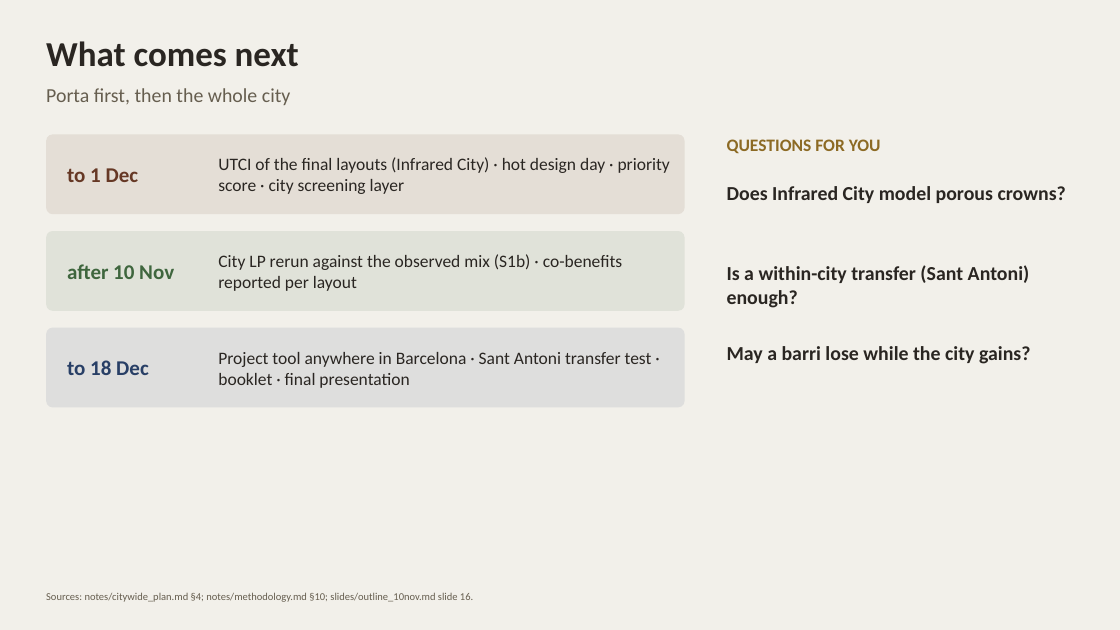
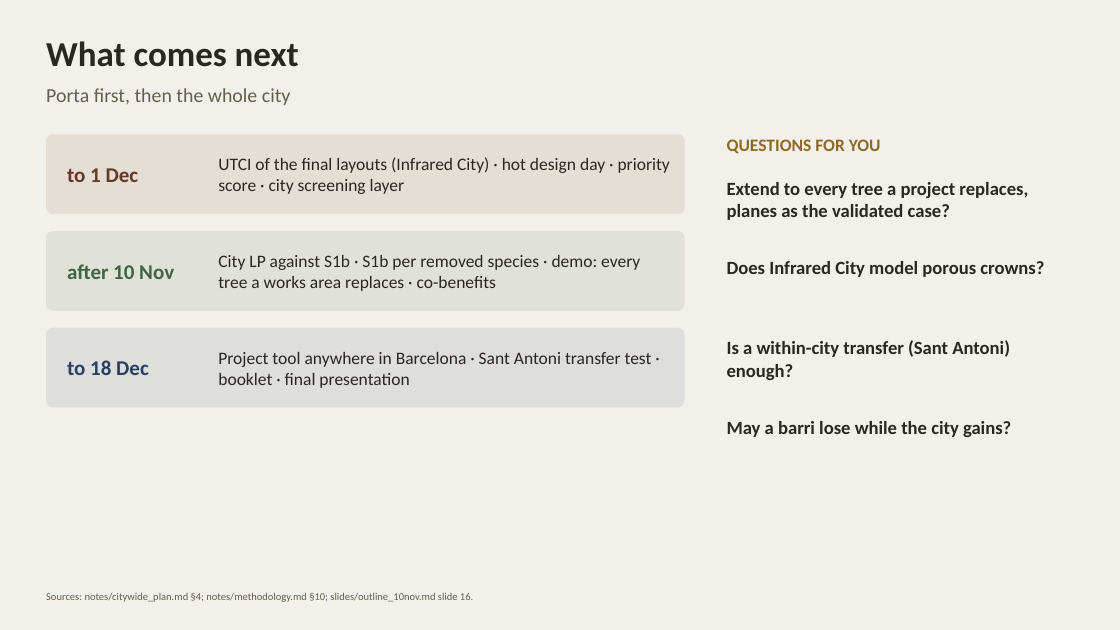
Before and after one commit to giofox96/shade-and-sponge, a slide deck: slide 17 of slides/shade_and_sponge_10nov_editable.pptx. Drawn at 1120x630 pixels with LibreOffice and Linux fonts; fonts in the diff are those of the drawing. Boxes give left, top, right and bottom in pixels: in the first picture for what was removed or moved away, otherwise in the second. Text is boxed around its words. In the diff, an @@ line names an element or a change of style, - is before the commit and + after.

```diff
--- a/slides/shade_and_sponge_10nov_editable.pptx
+++ b/slides/shade_and_sponge_10nov_editable.pptx
@@ text added at box(727, 182, 1028, 220), 16 pt, text #2A2622, bold @@
+Extend to every tree a project replaces, planes as the validated case?
@@ text at box(218, 255, 640, 291): text changed @@
-City LP rerun against the observed mix (S1b) · co-benefits reported per layout
+City LP against S1b · S1b per removed species · demo: every tree a works area replaces · co-benefits
@@ 3 texts: place and size @@
-3 texts at box(727, 186, 1066, 364)
+3 texts at box(727, 261, 1044, 437)
@@ size 17 to 16 pt in 3 elements at box(727, 261, 1044, 277), box(727, 340, 1010, 380), box(727, 421, 1011, 437) @@
```
Also in this commit, not shown: 6 other slides changed, 7 other files.
